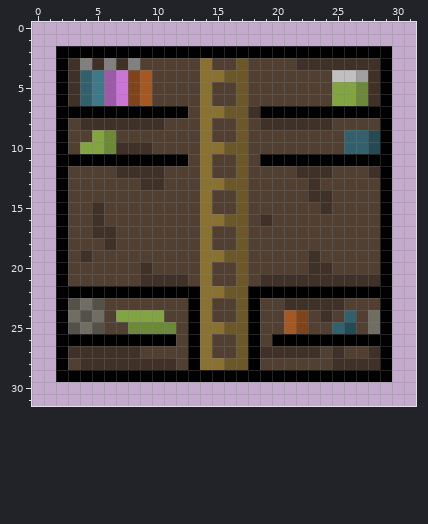
Pixel-art sprite: Assets/Textures/Storeroom.png. Above is the file before it was changed.
The file is 32x32 pixels.
After:
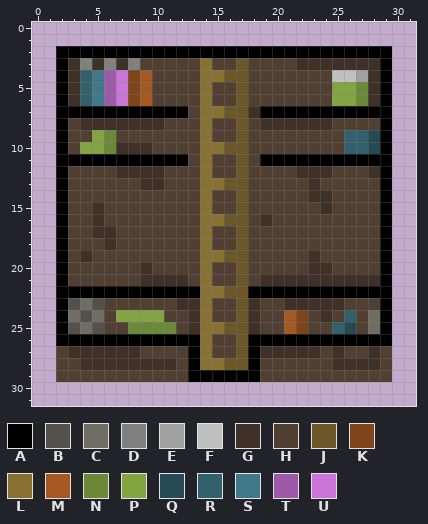
Palette (. is transparent): A #000000  B #54514a  C #706d63  D #808080  E #a0a0a0  F #c0c0c0  G #3f3127  H #513f32  J #6b5727  K #7f4419  L #897132  M #a55821  N #6c8937  P #82a542  Q #264a54  R #32606d  S #3f7989  T #9d5aa8  U #cb75d8
Change:
@@ x 0..31 @@
 22 ..AAAAAAAAAAAALLJJAAAAAAAAAAAA..
-23 ..ABCBHHHHHHHALHHJAHHGGGGGHHHA..
-24 ..ACBCHPPPPHHALHHJAHHMKHGHRHCA..
-25 ..ABCBHHNNNNHALLJJAHHMKHHRQHCA..
-26 ..AAAAAAAAAAHALHHJAHAAAAAAAAAA..
-27 ..AGGGGGGHHHHALHHJAGGGGGHGHHGA..
-28 ..AHGGGGGGGGHALLJJAHHHHHHGGGGA..
-29 ..AAAAAAAAAAAAAAAAAAAAAAAAAAAA..
+23 ..ABCBHHHHHHGGLHHJGHHGGGGGHHHA..
+24 ..ACBCHPPPPHHGLHHJGHHMKHGHRHCA..
+25 ..ABCBHHNNNNHGLLJJGHHMKHHRQHCA..
+26 ..AAAAAAAAAAAALHHJAAAAAAAAAAAA..
+27 ..HGGGGGGHHHHALHHJAGGGGGHGHHGH..
+28 ..HHGGGGGGGGHALLJJAHHHHHHGGGGH..
+29 ..HHHHHHHHHHHAAAAAAHHHHHHHHHHH..
 30 ................................
Boxes around the changes in both pictures, in picture pixels (x1, y1, x2, y2):
changed: (56, 298, 200, 382)
changed: (248, 298, 392, 382)
